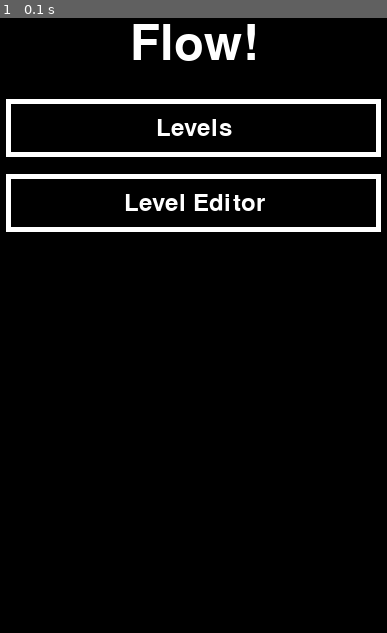
Above: before the commit, frame 1.
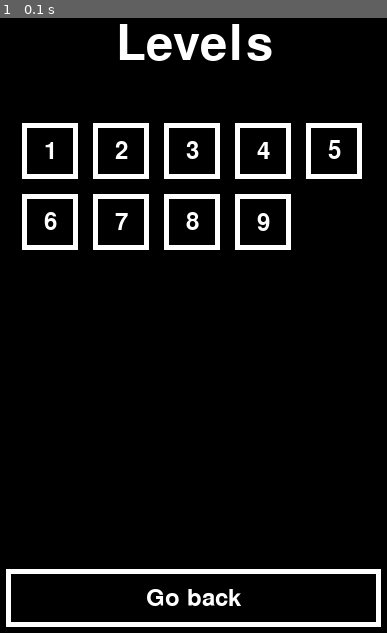
Above: after the commit, the same moment.

Repository: edvinalestig/flow-pygame
Game: pygame game, started from main.py
Two runs of this game, one before a commit and one after it. Both use one fixed random seed, a clock stepped at 60 frames per second and the inputs below.
Inputs:
- Up to frame 1 (0.1 s): no input

The runs differ from the first frame. In frame 1, 9.9% of the frame differs, in the area x 1-99%, y 0-100%.

Commit message:
Added a levels menu and tweaked main to work with it

Diff:
--- a/menu.py
+++ b/menu.py
@@ -1,19 +1,42 @@
-import pygame, sys, math
+import pygame, sys, math, json
 
 class Menu():
-    def __init__(self):
+    def __init__(self, main):
+        self.main = main
         pygame.init()
-        self.drawMainMenu()
+        self.screenSize = (500, 700)
+        screen = pygame.display
+        self.caption = screen
+        self.screen = screen.set_mode(self.screenSize)
+
+        self.menu = "main"
+
+        # self.drawMainMenu()
+        rectangles = self.drawLevelsMenu()
+        self.eventman = EventManager(rectangles)
+        self.mainLoop()
+
+
+    def mainLoop(self):
+        while True:
+            for event in pygame.event.get():
+                if event.type == pygame.QUIT:
+                    print("Exiting..")
+                    sys.exit()
+
+                # Send event to the event manager.
+                self.eventman.processEvent(event, self.menu)
+
+            # Update the screen.
+            pygame.display.flip()
 
 
     def drawMainMenu(self):
-        self.screenSize = (500, 700)
+        self.menu = "menu"
+        self.caption.set_caption("Main Menu")
+        self.rectangles = []
 
-        screen = pygame.display
-        screen.set_caption("Main Menu")
-        self.screen = screen.set_mode(self.screenSize)
-
-        # Print the title
+        # Print the header
         font = pygame.font.SysFont("framd.ttf", 72)
         textSurface = font.render("Flow!", True, (255,255,255))
         size = font.size("Flow!")
@@ -22,7 +45,7 @@
         y = math.floor(self.screenSize[1]/15)
 
         self.screen.blit(textSurface, (x, y))
-        # End of print title
+        # End of print header
 
         # Draw buttons
         self.createMainMenuButton("Levels", 125)
@@ -48,27 +71,73 @@
         return levelBox
 
 
+    def drawLevelsMenu(self):
+        self.menu = "levels"
+        self.caption.set_caption("Levels")
+        self.rectangles = []
+
+        # Print the header
+        font = pygame.font.SysFont("framd.ttf", 72)
+        textSurface = font.render("Levels", True, (255,255,255))
+        size = font.size("Levels")
+
+        x =  math.floor(self.screenSize[0]/2 - size[0]/2 + 0.5)
+        y = math.floor(self.screenSize[1]/15)
+
+        self.screen.blit(textSurface, (x, y))
+
+
+        with open("levels.json") as f:
+            levels = json.loads(f.read())
+
+        rects = []
+
+        for i in range(len(levels)):
+            rects.append(self.createLevelButton(i))
+
+        rects.append(self.createMainMenuButton("Go back", self.screenSize[1]*0.85))
+
+        return rects
+
+
+    def createLevelButton(self, number):
+        sideLength = math.floor(self.screenSize[0]/7)
+        buttonLength = sideLength*0.8
+
+        boxSize = (buttonLength, buttonLength)
+
+        boxX = math.floor(sideLength*1.1 + (((number)%5)) * sideLength)
+        boxY = math.floor(sideLength*1.1 + (((number)//5)+1) * sideLength)
+
+
+        levelBox = pygame.Rect((boxX, boxY), boxSize)
+        pygame.draw.rect(self.screen, (0,0,0), levelBox)
+        pygame.draw.rect(self.screen, (255, 255, 255), levelBox, 5)
+
+        text = str(number+1)
+        font = pygame.font.SysFont("framd.ttf", 36)
+        textSurface = font.render(text, True, (255, 255, 255))
+        size = font.size(text)
+
+        # x =  math.floor(self.screenSize[0]/2 - size[0]/2 + 0.5)
+        x = boxX + math.floor((boxSize[0]/2 + 0.5) - size[0]/2)
+        y = boxY + math.floor((boxSize[1]/2 + 0.5) - size[1]/2)
+        self.screen.blit(textSurface, (x,y))
+
+        return levelBox
+
 
 class EventManager():
-    def __init__(self):
-        pass
+    def __init__(self, rectangles):
+        self.rectangles = rectangles
 
-    def processEvent(self, event):
-        pass
+    def processEvent(self, event, menu):
+        if event == pygame.MOUSEBUTTONDOWN:
+            if menu == "levels":
+                pass
+            elif menu == "main":
+                pass
 
 
-
-menu = Menu()
-eventman = EventManager()
-
-while True:
-    for event in pygame.event.get():
-        if event.type == pygame.QUIT:
-            print("Exiting..")
-            sys.exit()
-
-        # Send event to the event manager.
-        eventman.processEvent(event)
-
-    # Update the screen.
-    pygame.display.flip()
+if __name__ == "__main__":
+    menu = Menu()
